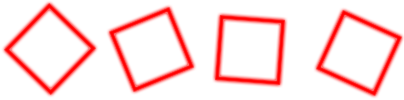
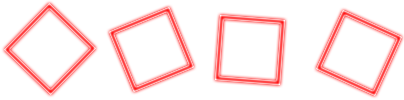
Before/after of a w=404, h=100 layered artwork. What changed in the layer stack:
pixels changed over (4, 3, 402, 96) (layer not identified)
